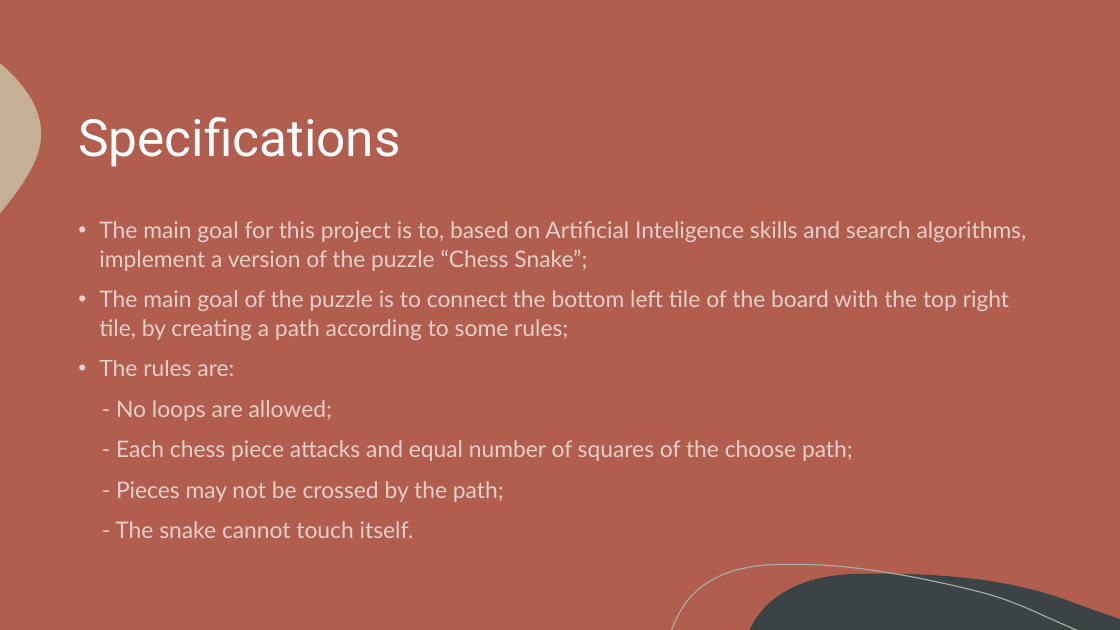
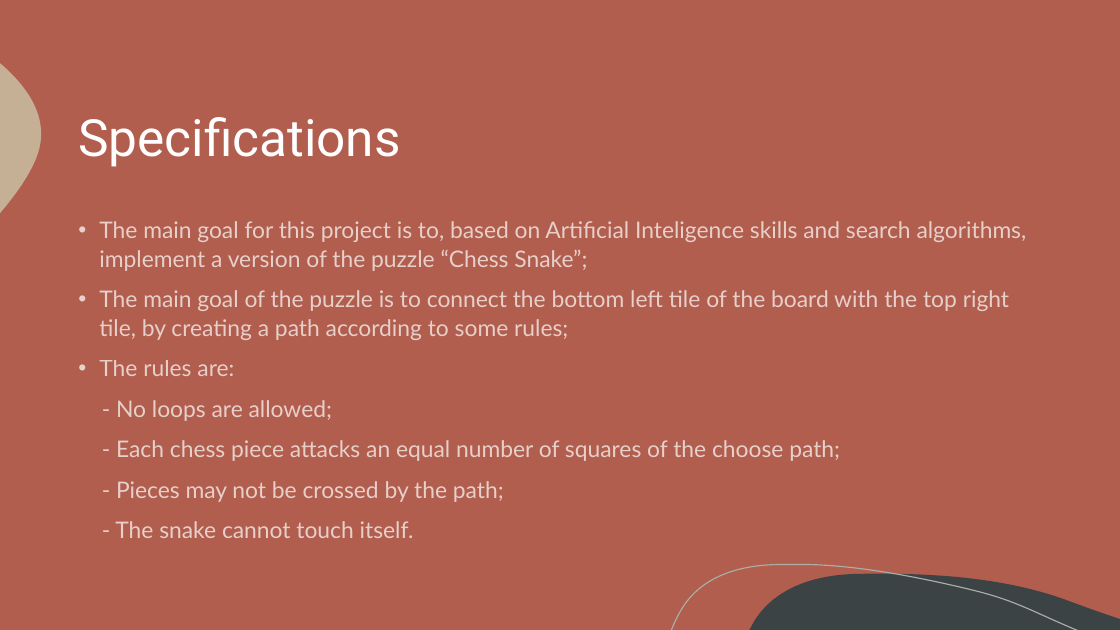
Before and after one commit to itsdomsantos/IART-2022, a slide deck: slide 2 of Chess Snake Puzzles – 2022 IA Project.pptx. Drawn at 1120x630 pixels with LibreOffice and Linux fonts; fonts in the diff are those of the drawing. Boxes give left, top, right and bottom in pixels: in the first picture for what was removed or moved away, otherwise in the second. Text is boxed around its words. In the diff, an @@ line names an element or a change of style, - is before the commit and + after.

```diff
--- a/Chess Snake Puzzles – 2022 IA Project.pptx
+++ b/Chess Snake Puzzles – 2022 IA Project.pptx
@@ text at [116,440,840,461]: text changed @@
-- Each chess piece attacks and equal number of squares of the choose path;
+- Each chess piece attacks an equal number of squares of the choose path;
```
Also in this commit, not shown: 2 other slides changed, 4 other files.
